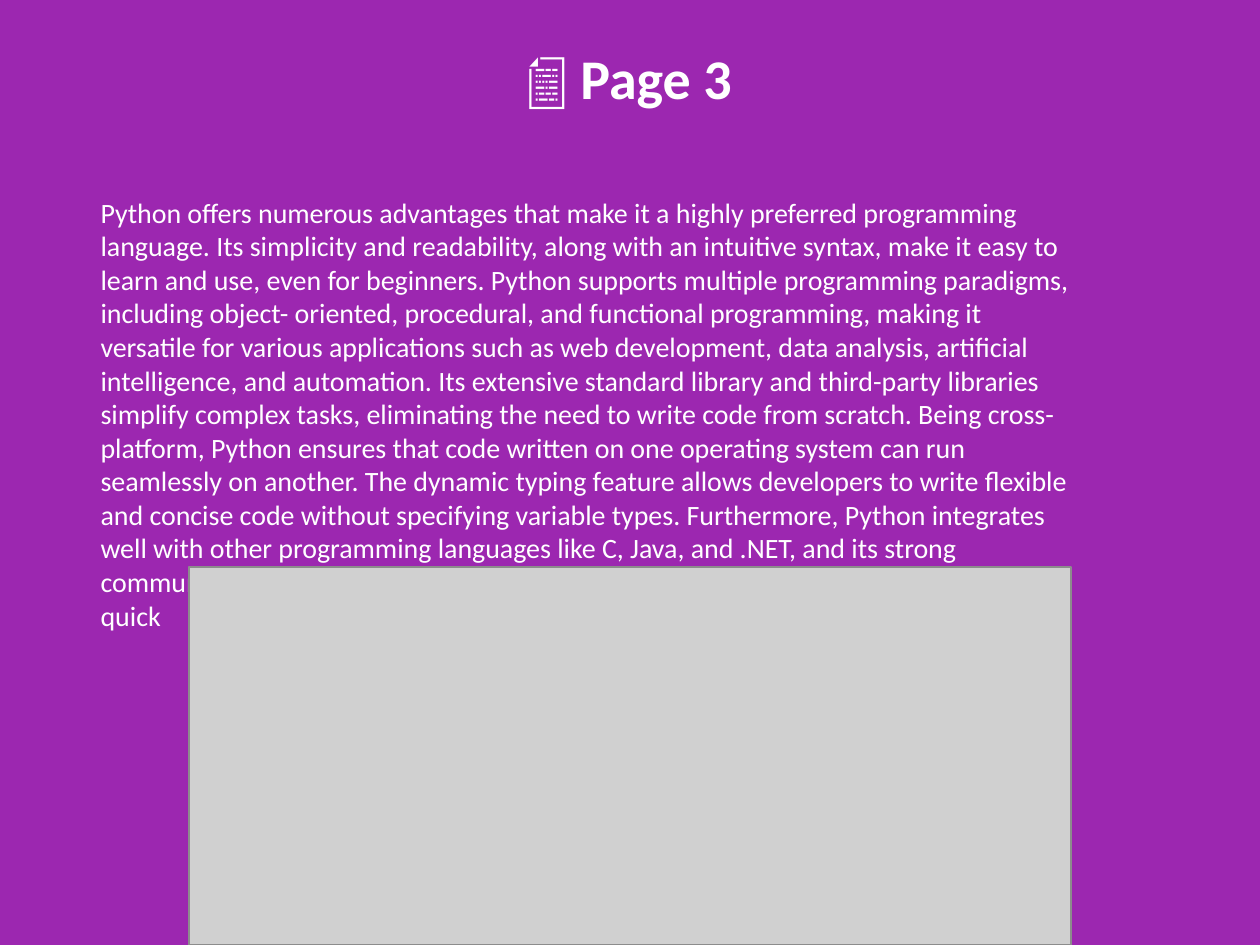
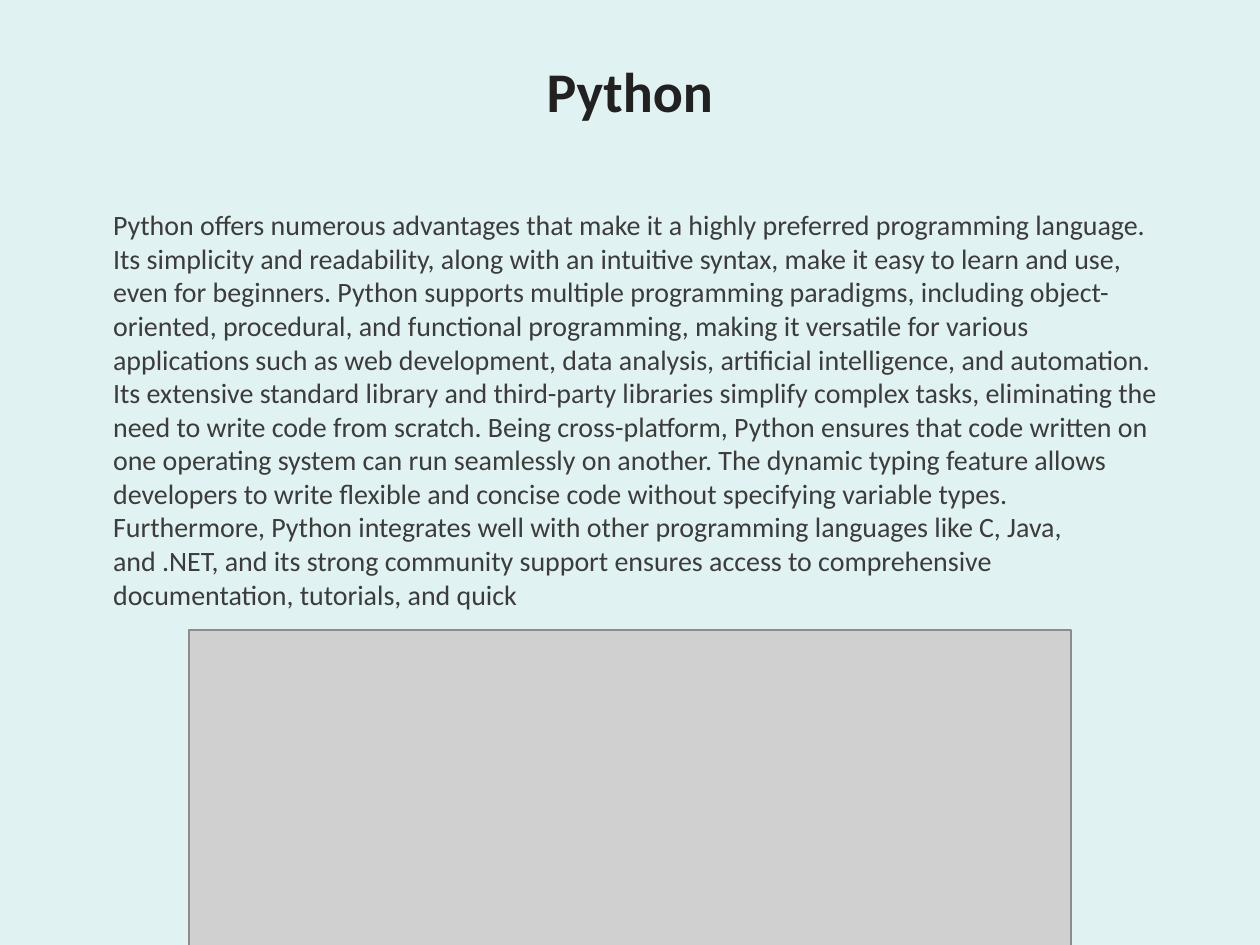
Before and after one commit to arigelasriharsha/pdfprocessor, a slide deck: slide 4 of outputs/creative_pdf_presentation.pptx. Drawn at 1260x945 pixels with LibreOffice and Linux fonts; fonts in the diff are those of the drawing; grey boxes stand for pictures. Boxes give left, top, right and bottom in pixels: in the first picture for what was removed or moved away, otherwise in the second. Text is boxed around its words. In the diff, an @@ line names an element or a change of style, - is before the commit and + after.

```diff
--- a/outputs/creative_pdf_presentation.pptx
+++ b/outputs/creative_pdf_presentation.pptx
@@ background #9C27B0 to #E0F2F1 @@
@@ text at box(547, 72, 713, 121): text changed; text colour #FFFFFF to #212121 @@
-📄 Page 3
+Python
@@ text "Python offers numerous advantages that ...": place and size @@
-text "Python offers numerous advantages that ..." at box(101, 203, 1068, 563)
+text "Python offers numerous advantages that ..." at box(113, 215, 1156, 610)
@@ text "Python offers numerous advantages that ..." at box(113, 215, 1156, 610): text colour #FFFFFF to #3C3C3C @@
@@ picture: place and size @@
-picture at box(189, 567, 1071, 945)
+picture at box(189, 630, 1071, 945)
```
Also in this commit, not shown: 5 other slides changed, 8 other files.
